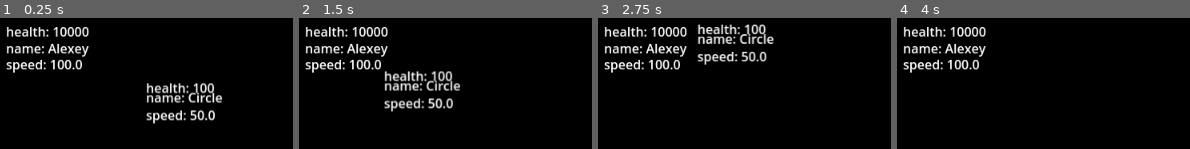
Above: before the commit, frames 1-4 (left to right).
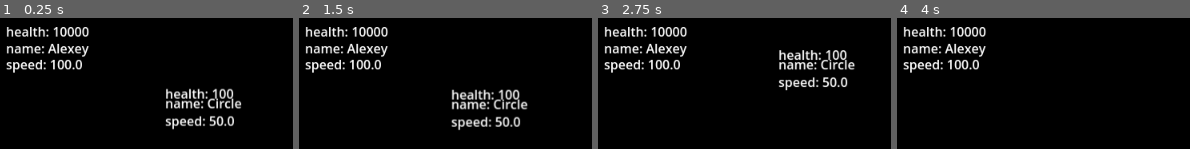
Above: after the commit, the same moments.

Repository: xxxxx-community/TheAihopGG-godot-wild-jam-80
Game: Godot game, scene res://scenes/objects/world/world.tscn
Two runs of this game, one before a commit and one after it. Both use one fixed random seed, a clock stepped at 60 frames per second and the inputs below.
Inputs (mouse positions are in pixels of both pictures, inside the frame that each line leads up to):
- Up to frame 1 (0.25 s): no input
- Up to frame 2 (1.5 s): move the mouse to (498, 62) at 0.52 s; hold D (move_right) 0.53-1.28 s; click (498, 62) at 0.6 s; move the mouse to (outside the picture) at 1.27 s; hold Down (move_down) from 1.28 s (still down); tap 1 (select_weapon_1) at 1.35 s
- Up to frame 3 (2.75 s): click (outside the picture) at 1.55 s; move the mouse to (outside the picture) at 2.02 s; release Down (move_down) at 2.03 s; hold D (move_right) from 2.03 s (still down); tap 2 (select_weapon_2) at 2.1 s; click (outside the picture) at 2.3 s
- Up to frame 4 (4 s): move the mouse to (outside the picture) at 2.77 s; release D (move_right) at 2.78 s; hold Up (move_up) 2.78-3.53 s; tap 3 (select_weapon_3) at 2.85 s; click (outside the picture) at 3.05 s; move the mouse to (outside the picture) at 3.52 s; hold A (move_left) from 3.53 s (still down); click (outside the picture) at 3.6 s

The runs differ from the first frame. In frame 1, 5.8% of the frame differs, in the area x 49-83%, y 49-86%; in frame 2, 7.3%, in the area x 29-79%, y 40-86%; in frame 3, 6.6%; in frame 4, nothing differs.

Commit message:
fix: enemy s stats

Diff:
--- a/project.godot
+++ b/project.godot
@@ -27,6 +27,17 @@
 [dotnet]
 
 project/assembly_name="TheAihopgg-godot-wild-jam-80"
+
+[file_customization]
+
+folder_colors={
+"res://scenes/characters/": "gray",
+"res://scenes/characters/character/": "gray",
+"res://scenes/characters/enemies/": "red",
+"res://scenes/characters/player/": "green",
+"res://scenes/objects/bullets/": "purple",
+"res://scenes/objects/weapons/": "orange"
+}
 
 [global_group]
 
--- a/scenes/characters/enemies/circle_enemy/circle_enemy.tscn
+++ b/scenes/characters/enemies/circle_enemy/circle_enemy.tscn
@@ -12,8 +12,8 @@
 
 [node name="CircleEnemy" instance=ExtResource("1_s236b")]
 script = ExtResource("2_8f01s")
-shoot_time = 0.2
-min_distance_to_target = 100.0
+shoot_time = 4.0
+min_distance_to_target = 300.0
 character_name = "Circle"
 speed = 50.0
 health = 100
--- a/scenes/characters/enemies/enemy/enemy.tscn
+++ b/scenes/characters/enemies/enemy/enemy.tscn
@@ -7,7 +7,7 @@
 collision_layer = 6
 script = ExtResource("2_gkyfy")
 collide_damage = 10
-collide_damage_duration = 1.0
+collide_damage_duration = 2.0
 enemy_type = 1
 character_name = "Enemy"
 speed = 100.0
--- a/scenes/characters/enemies/square_enemy/square_enemy.tscn
+++ b/scenes/characters/enemies/square_enemy/square_enemy.tscn
@@ -9,7 +9,7 @@
 
 [node name="SquareEnemy" instance=ExtResource("1_7b5ba")]
 script = ExtResource("2_ke3jm")
-shoot_duration = 5.0
+shoot_duration = 3.0
 collide_damage = 15
 character_name = "Square"
 speed = 40.0
--- a/scenes/characters/enemies/triangle_enemy/triangle_enemy.tscn
+++ b/scenes/characters/enemies/triangle_enemy/triangle_enemy.tscn
@@ -6,7 +6,6 @@
 [node name="TriangleEnemy" instance=ExtResource("1_sxb20")]
 scale = Vector2(0.991468, 0.937535)
 script = ExtResource("2_wiw6w")
-collide_damage = 5
 collide_damage_duration = 3.0
 character_name = "Triangle"
 speed = 60.0
--- a/scenes/objects/bullets/bullet/bullet.tscn
+++ b/scenes/objects/bullets/bullet/bullet.tscn
@@ -6,6 +6,7 @@
 collision_layer = 0
 collision_mask = 2
 script = ExtResource("1_rcpd2")
+speed = 600.0
 
 [node name="AttackArea" type="Area2D" parent="."]
 unique_name_in_owner = true
--- a/scenes/objects/bullets/player_bullet/player_bullet.tscn
+++ b/scenes/objects/bullets/player_bullet/player_bullet.tscn
@@ -6,7 +6,7 @@
 size = Vector2(13.5, 13.5)
 
 [node name="PlayerBullet" instance=ExtResource("1_7dot4")]
-damage = 50
+damage = 20
 
 [node name="CollisionShape2D" parent="AttackArea" index="0"]
 shape = SubResource("RectangleShape2D_7dot4")
--- a/scenes/objects/weapons/circle_weapon/circle_weapon.tscn
+++ b/scenes/objects/weapons/circle_weapon/circle_weapon.tscn
@@ -7,4 +7,4 @@
 [node name="CircleWeapon" instance=ExtResource("1_wbxsu")]
 script = ExtResource("2_ptx0u")
 bullet = ExtResource("3_2yxmk")
-duration = 0.0
+duration = 3.0
--- a/scenes/objects/weapons/laser_weapon/laser_weapon.tscn
+++ b/scenes/objects/weapons/laser_weapon/laser_weapon.tscn
@@ -9,4 +9,4 @@
 [node name="LaserWeapon" instance=ExtResource("1_qx014")]
 script = SubResource("GDScript_qx014")
 bullet = null
-duration = 3.0
+duration = 5.0
--- a/scenes/objects/weapons/player_weapon/player_weapon.tscn
+++ b/scenes/objects/weapons/player_weapon/player_weapon.tscn
@@ -3,5 +3,4 @@
 [ext_resource type="PackedScene" uid="uid://cmf2avpjyp04f" path="res://scenes/objects/weapons/weapon/weapon.tscn" id="1_m11jn"]
 
 [node name="PlayerWeapon" instance=ExtResource("1_m11jn")]
-
-[connection signal="timeout" from="Timers/DurationTimer" to="." method="_on_duration_timer_timeout"]
+duration = 0.2
--- a/scenes/objects/weapons/square_enemy_weapon/square_enemy_weapon.tscn
+++ b/scenes/objects/weapons/square_enemy_weapon/square_enemy_weapon.tscn
@@ -3,3 +3,4 @@
 [ext_resource type="PackedScene" uid="uid://cmf2avpjyp04f" path="res://scenes/objects/weapons/weapon/weapon.tscn" id="1_2gv1s"]
 
 [node name="SquareEnemyWeapon" instance=ExtResource("1_2gv1s")]
+duration = 3.0
--- a/scenes/objects/weapons/weapon/weapon.tscn
+++ b/scenes/objects/weapons/weapon/weapon.tscn
@@ -6,7 +6,6 @@
 [node name="Weapon" type="Node"]
 script = ExtResource("1_4hdlk")
 bullet = ExtResource("2_6sbbx")
-duration = 0.1
 
 [node name="Timers" type="Node" parent="."]
 
